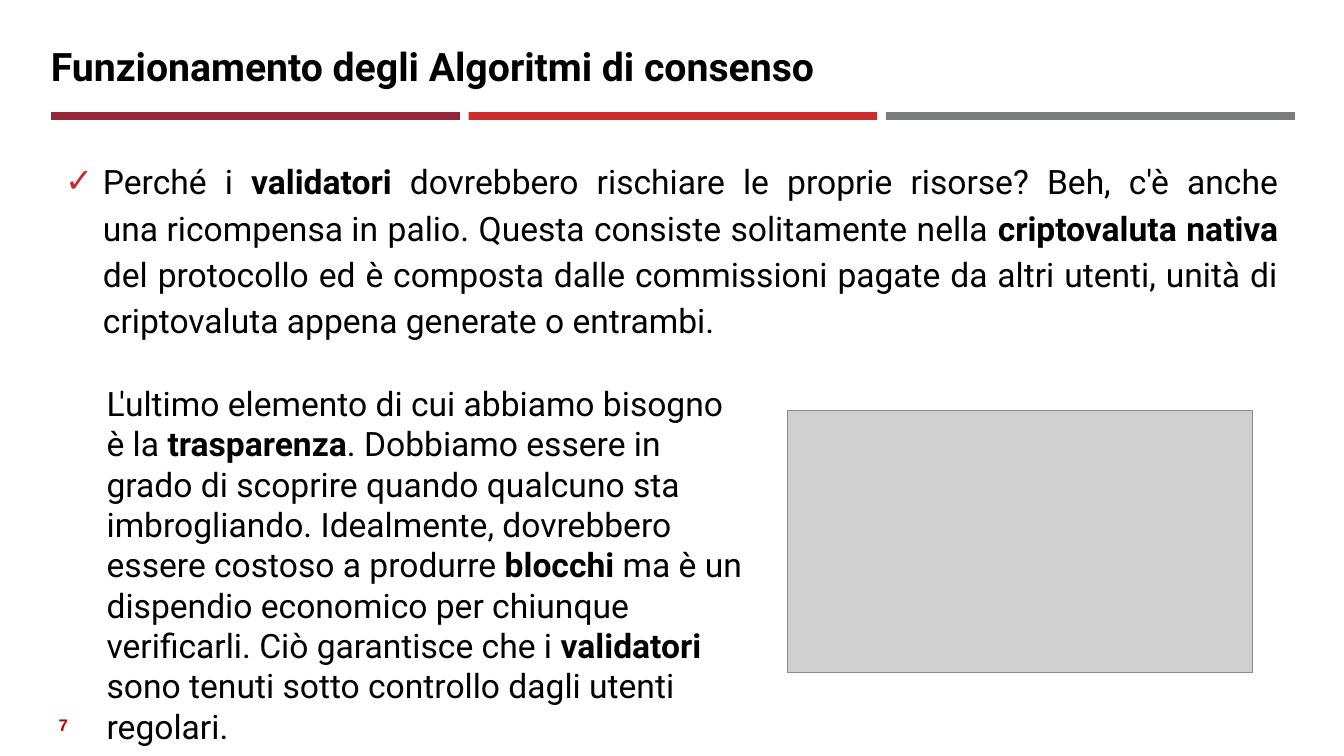
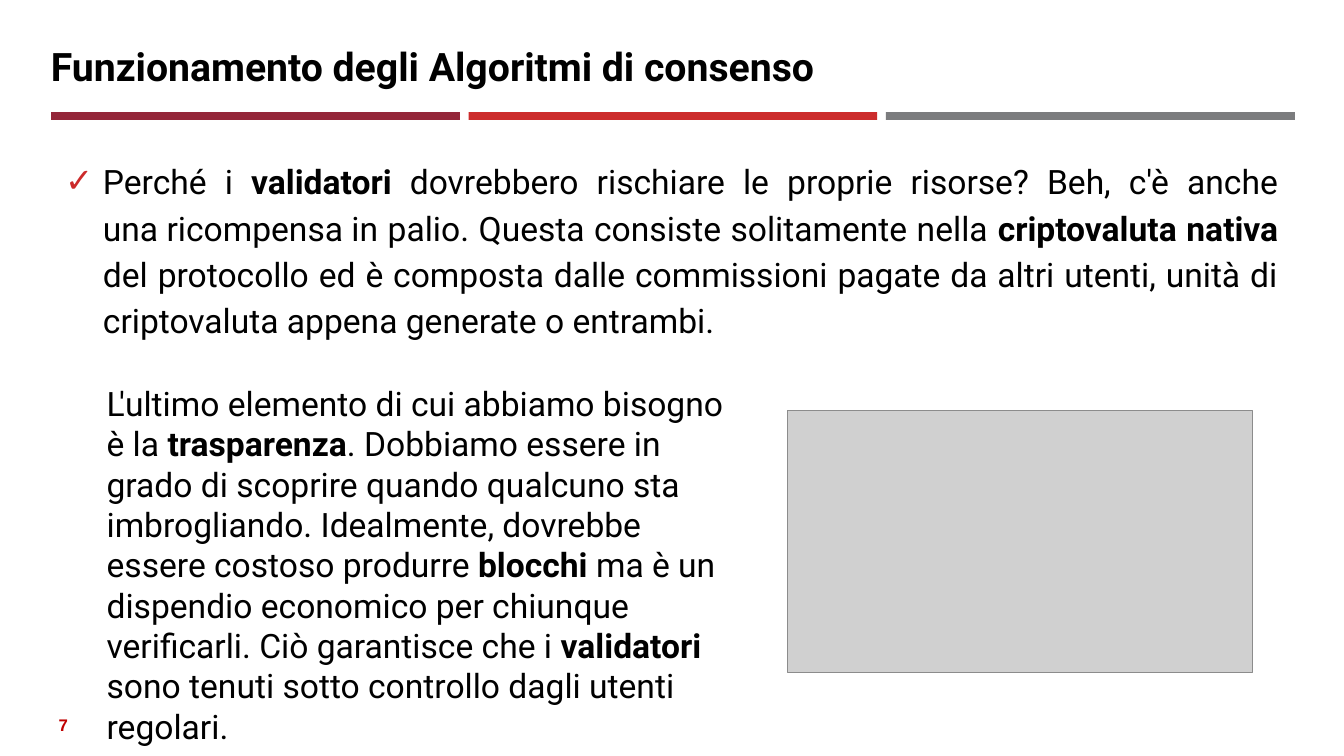
Before and after one commit to neural1977/data_science_interview_material, a slide deck: slide 7 of Assicurazioni/Algoritmi di consenso distribuito_ita.pptx. Drawn at 1344x756 pixels with LibreOffice and Linux fonts; fonts in the diff are those of the drawing; grey boxes stand for pictures. Boxes give left, top, right and bottom in pixels: in the first picture for what was removed or moved away, otherwise in the second. Text is boxed around its words. In the diff, an @@ line names an element or a change of style, - is before the commit and + after.

```diff
--- a/Assicurazioni/Algoritmi di consenso distribuito_ita.pptx
+++ b/Assicurazioni/Algoritmi di consenso distribuito_ita.pptx
@@ text at (107, 390, 723, 746): text changed @@
-L'ultimo elemento di cui abbiamo bisogno è la trasparenza. Dobbiamo essere in grado di scoprire quando qualcuno sta imbrogliando. Idealmente, dovrebbero essere costoso a produrre blocchi ma è un dispendio economico per chiunque verificarli. Ciò garantisce che i validatori sono tenuti sotto controllo dagli utenti regolari.
+L'ultimo elemento di cui abbiamo bisogno è la trasparenza. Dobbiamo essere in grado di scoprire quando qualcuno sta imbrogliando. Idealmente, dovrebbe essere costoso produrre blocchi ma è un dispendio economico per chiunque verificarli. Ciò garantisce che i validatori sono tenuti sotto controllo dagli utenti regolari.
```
Also in this commit, not shown: 2 other slides changed, 5 other files.
